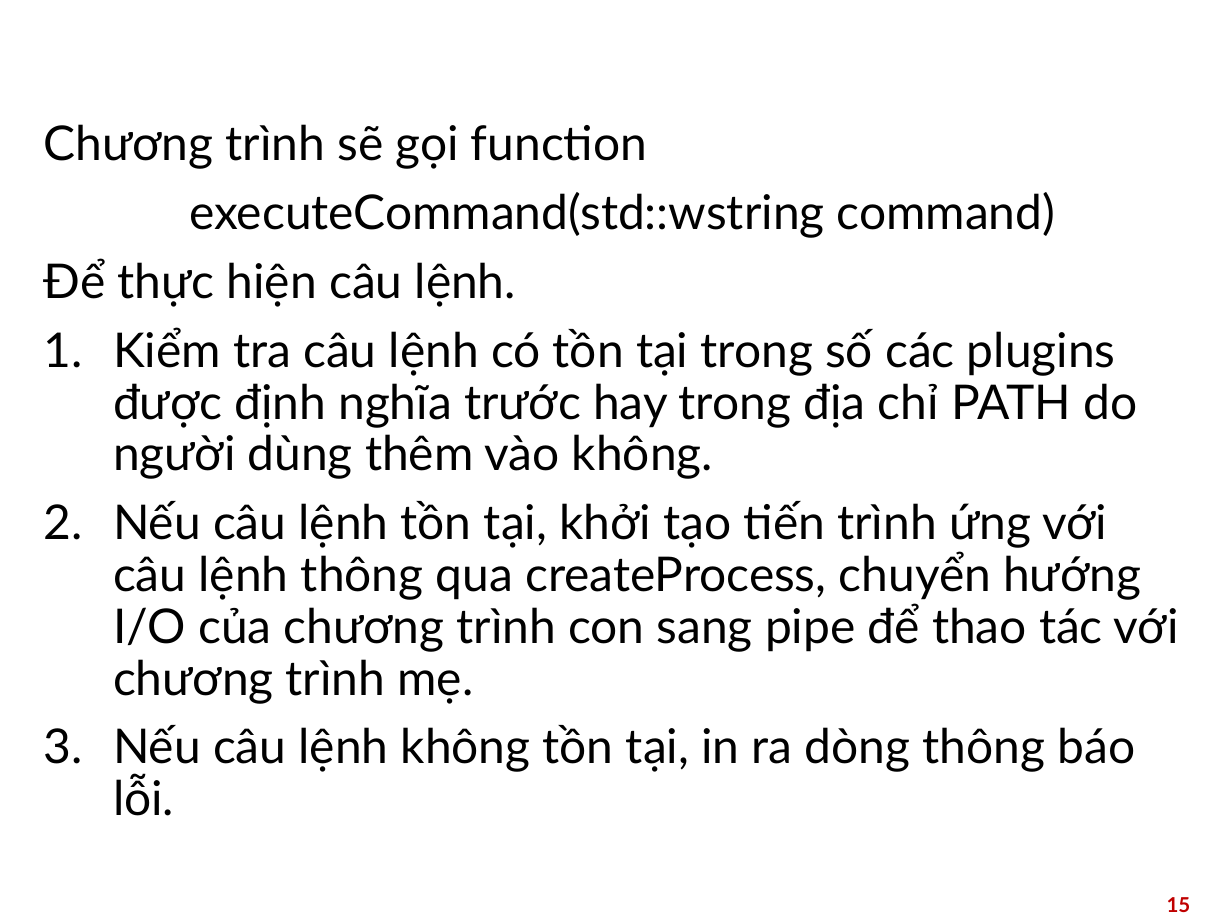
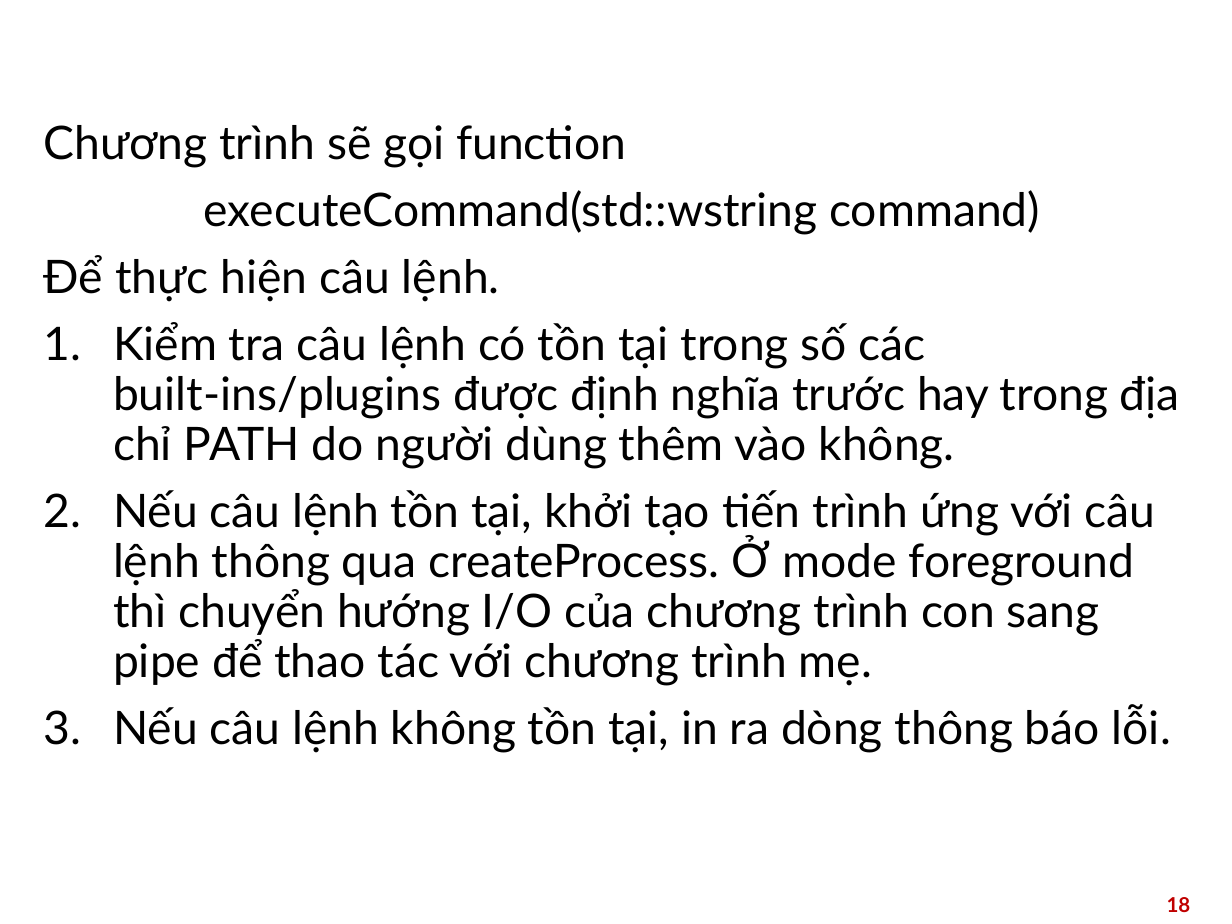
Before and after one commit to Darejkal/NotAShell, a slide deck: slide 18 of slide/HDH.pptx (slide 15 before the commit). Drawn at 1232x924 pixels with LibreOffice and Linux fonts; fonts in the diff are those of the drawing; background and template pictures are left out. Boxes give left, top, right and bottom in pixels: in the first picture for what was removed or moved away, otherwise in the second. Text is boxed around its words. In the diff, an @@ line names an element or a change of style, - is before the commit and + after.

```diff
--- a/slide/HDH.pptx
+++ b/slide/HDH.pptx
@@ text at box(44, 125, 1171, 753): size 28 to 27 pt in "Chương trình sẽ gọi function", "executeCommand(std::wstring command)", "Để thực hiện câu lệnh.", "Nếu câu lệnh không tồn tại, in ..." @@
@@ text at box(113, 322, 1180, 686): text changed; size 28 to 27 pt @@
-1. Kiểm tra câu lệnh có tồn tại trong số các plugins được định nghĩa trước hay trong địa chỉ PATH do người dùng thêm vào không.
-2. Nếu câu lệnh tồn tại, khởi tạo tiến trình ứng với câu lệnh thông qua createProcess, chuyển hướng I/O của chương trình con sang pipe để thao tác với chương trình mẹ.
+1. Kiểm tra câu lệnh có tồn tại trong số các built-ins/plugins được định nghĩa trước hay trong địa chỉ PATH do người dùng thêm vào không.
+2. Nếu câu lệnh tồn tại, khởi tạo tiến trình ứng với câu lệnh thông qua createProcess. Ở mode foreground thì chuyển hướng I/O của chương trình con sang pipe để thao tác với chương trình mẹ.
@@ page number at box(1167, 897, 1191, 912): text changed @@
-15
+18
```
Also in this commit, not shown: 8 other slides changed, 12 slides added, 3 slides removed, 22 other files.
